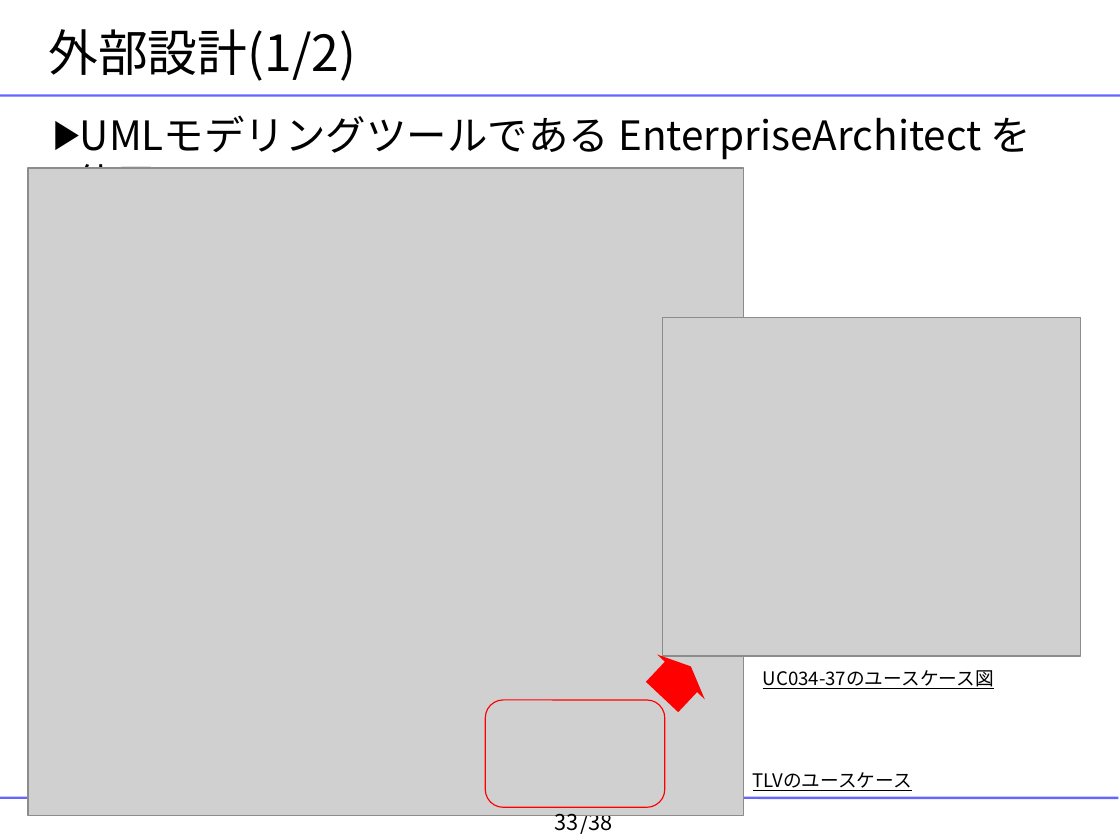
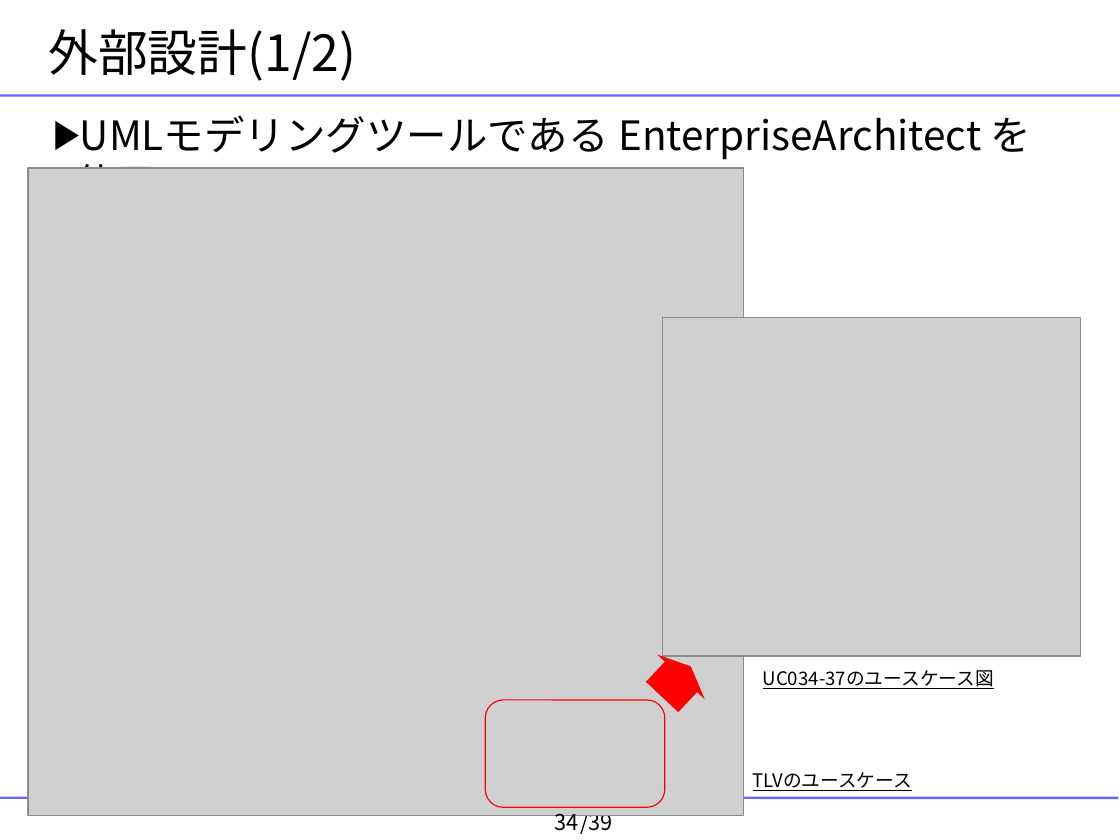
Before and after one commit to YixiaoLi/tlv4mc, a slide deck: slide 34 of doc/masterThesis/2008/goto/goto-thesis-slide.ppt (slide 33 before the commit). Drawn at 1120x840 pixels with LibreOffice and Linux fonts; fonts in the diff are those of the drawing; grey boxes stand for pictures; background and template pictures are left out. Boxes give left, top, right and bottom in pixels: in the first picture for what was removed or moved away, otherwise in the second. Text is boxed around its words. In the diff, an @@ line names an element or a change of style, - is before the commit and + after.

```diff
--- a/doc/masterThesis/2008/goto/goto-thesis-slide.ppt
+++ b/doc/masterThesis/2008/goto/goto-thesis-slide.ppt
@@ page number at bbox=[554, 813, 578, 836]: text changed @@
-33
+34
@@ text at bbox=[580, 815, 613, 834]: text changed @@
-/38
+/39
```
Also in this commit, not shown: 32 other slides changed, 5 slides added, 3 slides removed, 3 other files.
